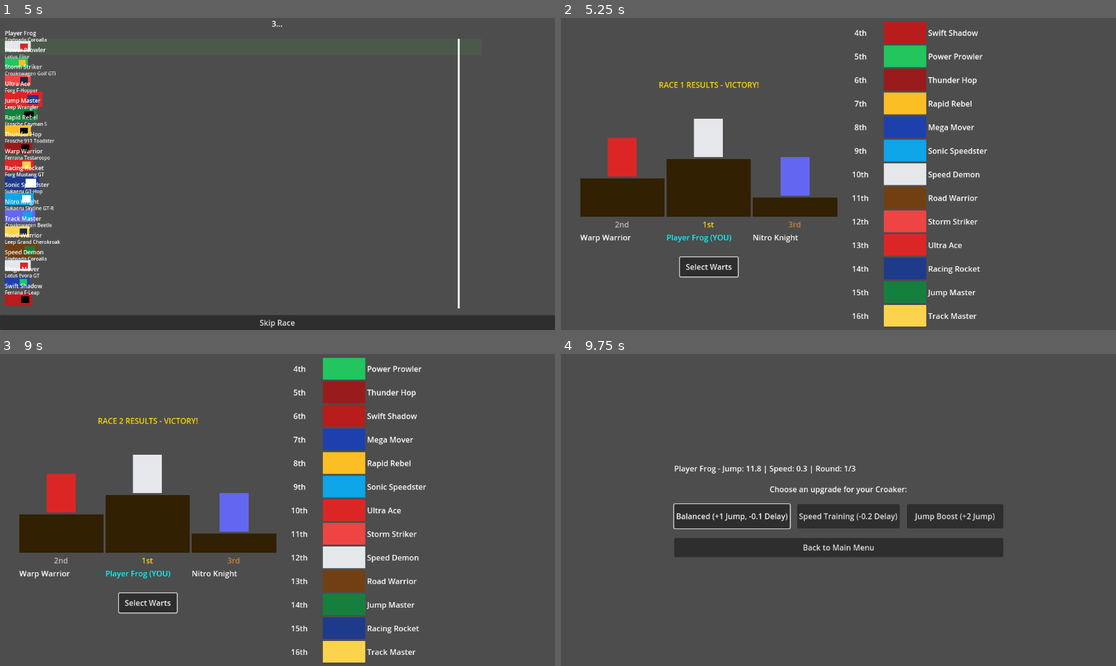
Above: before the commit, frames 1-4 (two rows, left to right).
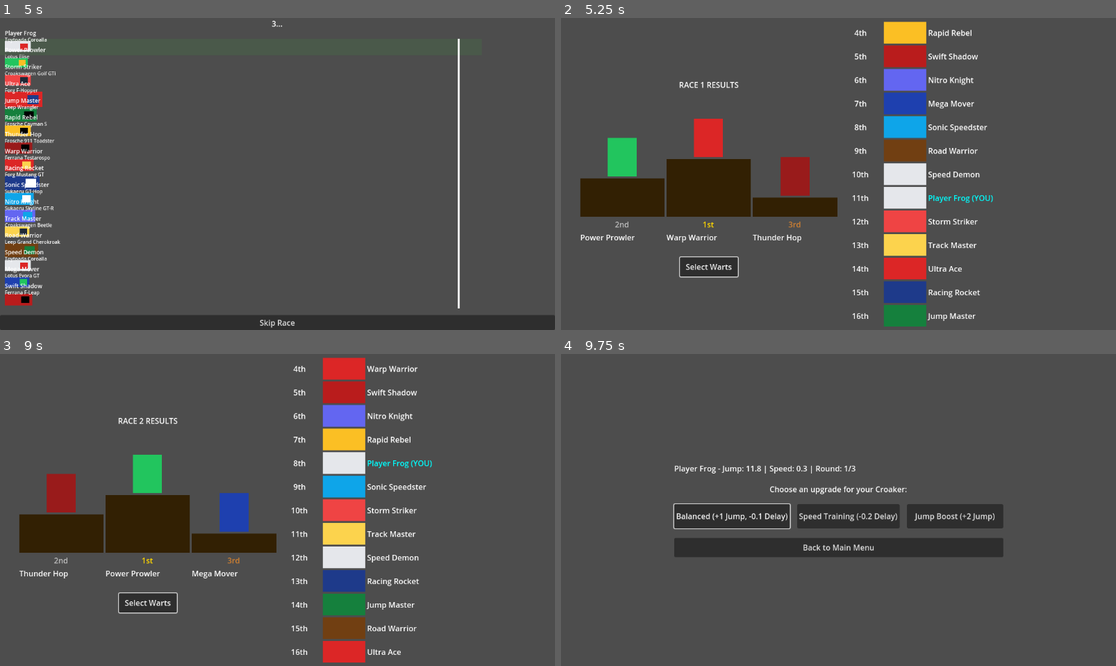
Above: after the commit, the same moments.

Repository: meakelc/tadpole-position
Game: Godot game, scene res://scenes/main_menu.tscn
Same seed, same stepped clock (60 frames per second), same inputs: the game is played once before the commit and once after it.
Inputs:
- Up to frame 1 (5 s): click "New Run" at 0.5 s; click "Back to Main Menu" at 1.25 s; click "New Run" at 2 s; click "Jump Boost (+2 Jump)" at 2.75 s; click "Quick Reflexes (-0.3 Delay)" at 3.5 s; click "All-Rounder (+2 Jump, -0.2 De…" at 4.25 s
- Up to frame 2 (5.25 s): click "Skip Race" at 5 s
- Up to frame 3 (9 s): click "Select Warts" at 5.75 s; click "Speed Training (-0.2 Delay)" at 6.5 s; click "Power Leap (+3 Jump)" at 7.25 s; click "Ultra Stamina (+50)" at 8 s; click "Skip Race" at 8.75 s
- Up to frame 4 (9.75 s): click "Select Warts" at 9.5 s

Frame 1 is identical in both runs. In frame 2, 9.9% of the frame differs, in the area x 3-78%, y 1-99%; in frame 3, 9.1%; in frame 4, nothing differs.

Commit message:
Training: Fixed storage and syntax for current_croaker, integration in run_manager.gd

Diff:
--- a/scenes/game_flow/race.gd
+++ b/scenes/game_flow/race.gd
@@ -290,23 +290,5 @@
 
 	print("[Race] Race complete - results stored in RaceManager")
 
-	# Get current race number and player position from RunManager
-	var current_race_number = RunManager.races_completed
-	var player_position = RaceManager.get_last_race_player_position()
-
-	# Check for elimination
-	if current_race_number % 3 == 0:  # Every 3rd race is elimination
-		print("[Race] This was an elimination race!")
-		if player_position > 2:  # Bottom 2 eliminated
-			print("[Race] Player eliminated!")
-			GameManager.change_scene("res://scenes/game_flow/run_results.tscn")
-			return
-
-	# Check if run is complete (won championship)
-	if RunManager.is_run_complete():
-		print("[Race] Run complete! Proceeding to final results...")
-		GameManager.change_scene("res://scenes/game_flow/run_results.tscn")
-		return
-
 	# Continue to post-race rewards
 	GameManager.change_scene("res://scenes/game_flow/race_results.tscn")
--- a/scenes/game_flow/training.gd
+++ b/scenes/game_flow/training.gd
@@ -12,9 +12,6 @@
 # Training state
 var training_rounds_completed := 0
 const MAX_TRAINING_ROUNDS := 3
-
-# Run state
-var current_croaker: Croaker = null
 
 # Upgrade data structure
 class Upgrade:
@@ -52,9 +49,6 @@
 			GameManager.change_scene("res://scenes/main_menu.tscn")
 			return
 
-	# Set up croakers
-	_set_player_croaker()
-
 	# Set up UI
 	back_button.text = "Back to Main Menu"
 	back_button.pressed.connect(_on_back_pressed)
@@ -62,9 +56,6 @@
 	# Display current stats and generate first upgrades
 	_update_stats_display()
 	_generate_upgrade_options()
-
-func _set_player_croaker() -> void:
-	current_croaker = RunManager.current_croaker
 
 func _update_stats_display() -> void:
 	if not RunManager or not RunManager.current_croaker:
@@ -169,7 +160,7 @@
 		return
 
 	# Apply primary upgrade
-	var success = current_croaker.apply_upgrade(upgrade.type, upgrade.value)
+	var success = RunManager.current_croaker.apply_upgrade(upgrade.type, upgrade.value)
 	if success:
 		print("[Training] Applied primary upgrade: %s %.1f" % [upgrade.type, upgrade.value])
 	else:
@@ -177,11 +168,14 @@
 
 	# Apply secondary upgrade if it exists
 	if upgrade.secondary_type != "":
-		var secondary_success = current_croaker.apply_upgrade(upgrade.secondary_type, upgrade.secondary_value)
+		var secondary_success = RunManager.current_croaker.apply_upgrade(upgrade.secondary_type, upgrade.secondary_value)
 		if secondary_success:
 			print("[Training] Applied secondary upgrade: %s %.1f" % [upgrade.secondary_type, upgrade.secondary_value])
 		else:
 			print("[Training] ERROR: Failed to apply secondary upgrade: %s %.1f" % [upgrade.secondary_type, upgrade.secondary_value])
+
+	# Apply upgrades to AI croakers
+	RunManager.upgrade_ai_croakers()
 
 func _on_upgrade_selected(index: int) -> void:
 	if index >= current_upgrades.size():
--- a/scenes/main_menu.gd
+++ b/scenes/main_menu.gd
@@ -40,7 +40,7 @@
 	"""Update menu visibility and info based on current run state"""
 
 	# Check if RunManager is available and has an active run
-	var has_active_run = RunManager and RunManager.is_run_active()
+	var has_active_run = RunManager and RunManager.is_run_active() and !RunManager.is_run_complete()
 
 	if has_active_run:
 		# Show continue option and croaker info
--- a/scripts/core/run_manager.gd
+++ b/scripts/core/run_manager.gd
@@ -597,6 +597,11 @@
 			return true
 
 	return false
+
+func upgrade_ai_croakers() -> void:
+	for croaker in ai_croakers:
+		croaker.apply_upgrade("jump_distance", 3.1)
+
 
 func _debug_print_ai_variety() -> void:
 	"""Debug function to print AI brand/model variety statistics"""
